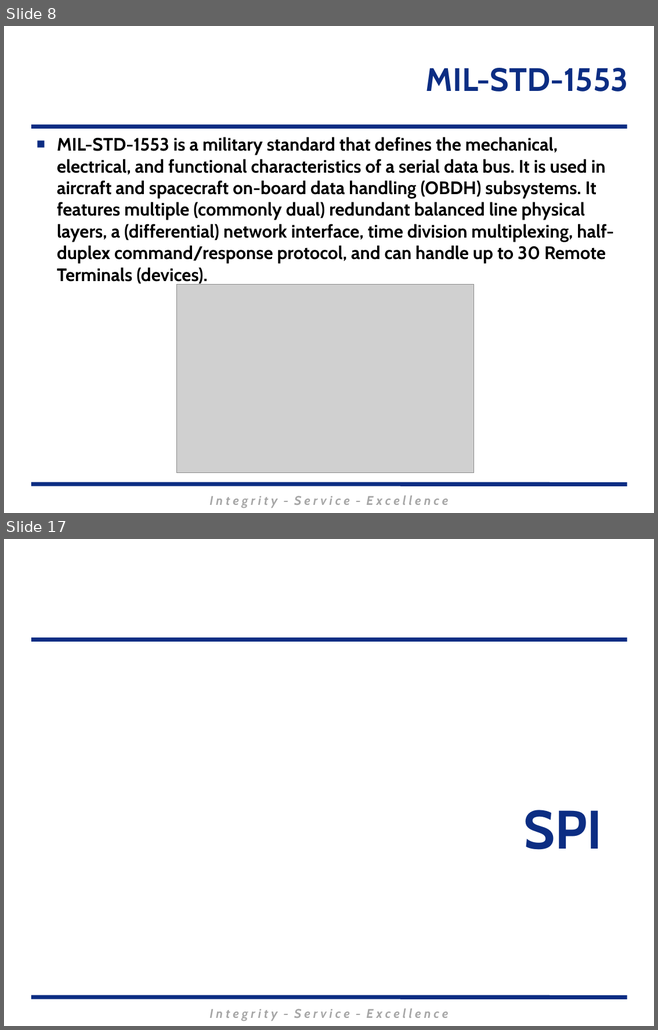
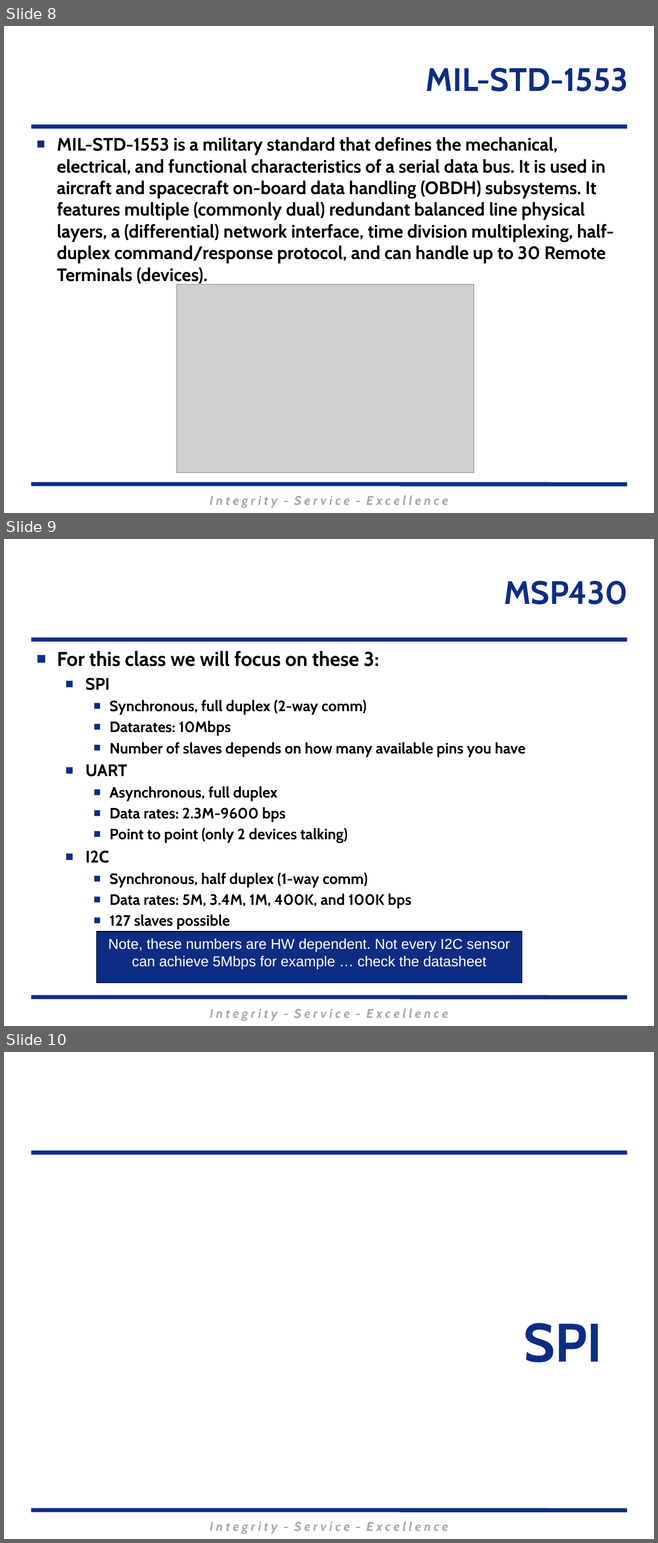
Before and after one commit to MarsUniversity/ECE382, a slide deck: source/lessons/lsn26-27-28/Lsn26-27-28.pptx. Shown one above the other, each under a label of ours: slides 8 and 17 before the commit, slides 8, 9 and 10 after it; the slides between them are not shown. The pictures are 658x1030 and 658x1543 pixels, drawn with LibreOffice and Linux fonts; fonts in the diff are those of the drawing; grey boxes stand for pictures; background and template pictures are left out. Boxes give left, top, right and bottom in pixels: in the first picture for what was removed or moved away, otherwise in the second. Text is boxed around its words. In the diff, an @@ line names an element or a change of style, - is before the commit and + after.

```diff
--- a/source/lessons/lsn26-27-28/Lsn26-27-28.pptx
+++ b/source/lessons/lsn26-27-28/Lsn26-27-28.pptx
@@ slide 9 added at (x1=4, y1=539, x2=654, y2=1026), background #FFFFFF; not listed: 3 template elements that a slide beside it also shows @@
@@ title added at (x1=503, y1=581, x2=628, y2=605), 36 pt, text #0C2D83, bold @@
+MSP430
@@ text added at (x1=57, y1=651, x2=525, y2=908), 16.6 pt, text #000000, bold @@
+■ For this class we will focus on these 3:
+  ■ SPI
+    ■ Synchronous, full duplex (2-way comm)
+    ■ Datarates: 10Mbps
+    ■ Number of slaves depends on how many available pins you have
+  ■ UART
+    ■ Asynchronous, full duplex
+    ■ Data rates: 2.3M-9600 bps
+    ■ Point to point (only 2 devices talking)
+  ■ I2C
+    ■ Synchronous, half duplex (1-way comm)
+    ■ Data rates: 5M, 3.4M, 1M, 400K, and 100K bps
+    ■ 127 slaves possible
@@ rectangle added at (x1=96, y1=932, x2=522, y2=983), fill #0C2D83, outline #000000 1 pt, 16 pt, text #FFFFFF @@
+Note, these numbers are HW dependent. Not every I2C sensor can achieve 5Mbps for example … check the datasheet
@@ what was slide 17 is now slide 10 @@
```
Also in this commit, not shown: 5 slides changed, 4 other slides added, 1 slide removed, 3 other files.
